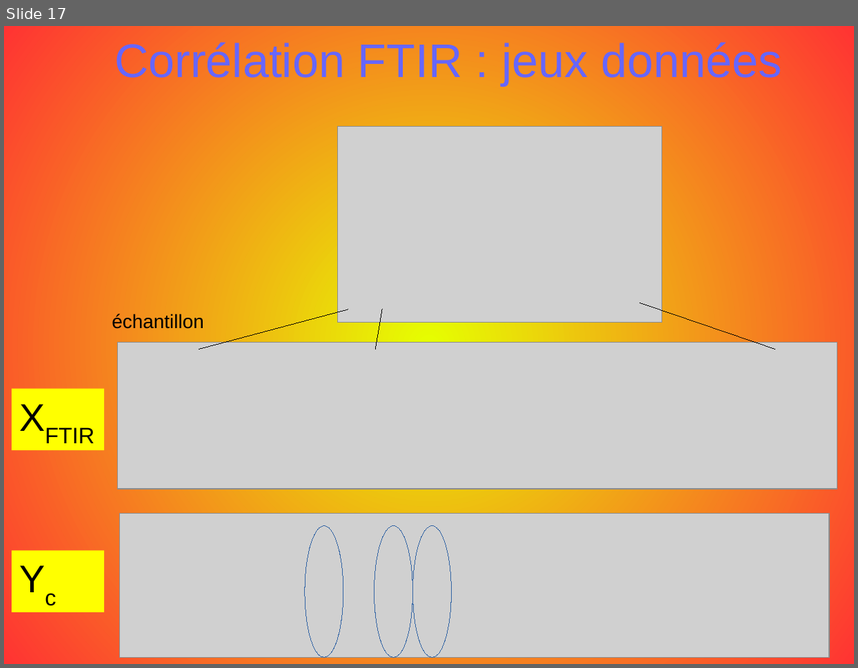
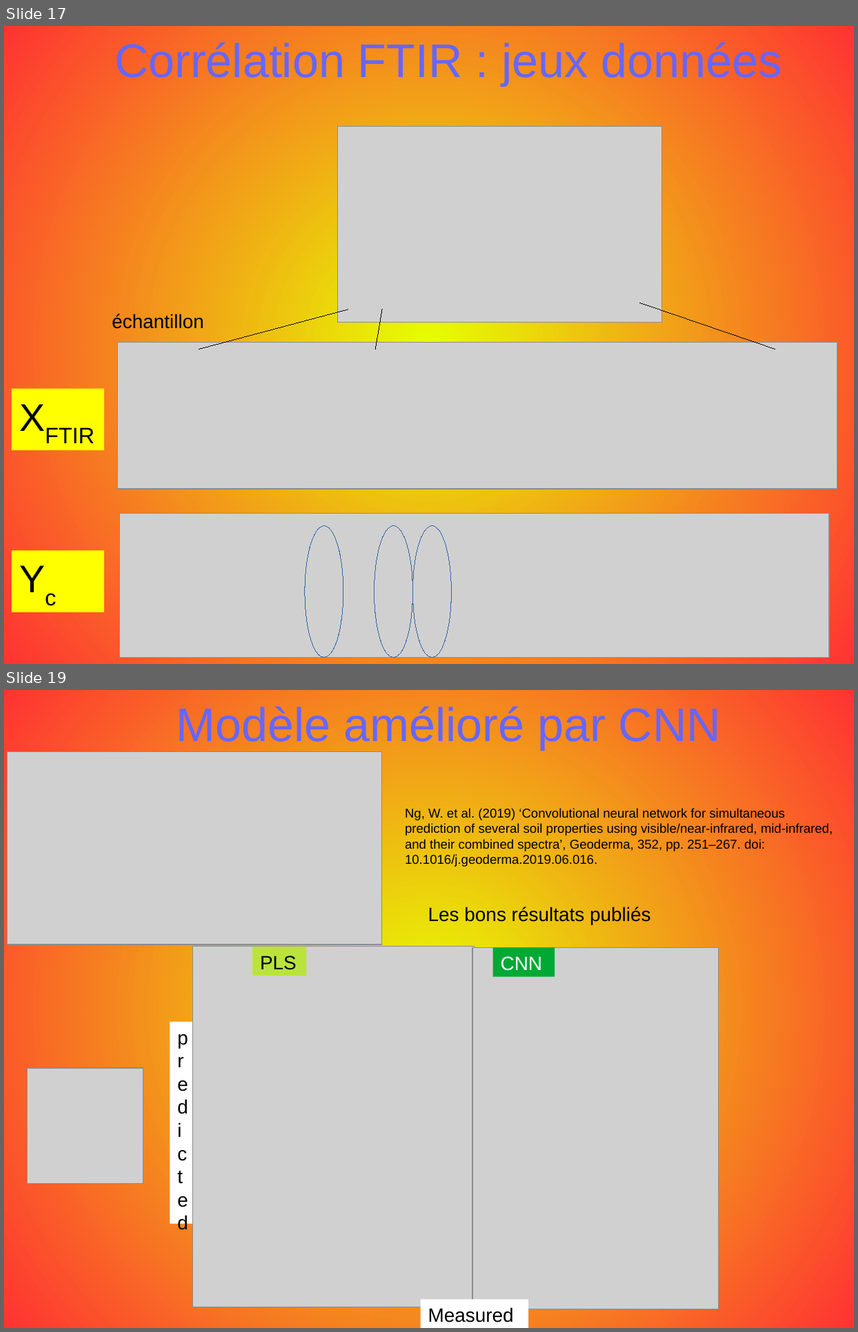
Before and after one commit to opsabarsec/African-soil-chemistry, a slide deck: documents/P7_presentation.odp. Shown one above the other, each under a label of ours: slide 17 before the commit, slides 17 and 19 after it; the slides between them are not shown. The pictures are 858x668 and 858x1332 pixels, drawn with LibreOffice and Linux fonts; fonts in the diff are those of the drawing; grey boxes stand for pictures. Boxes give left, top, right and bottom in pixels: in the first picture for what was removed or moved away, otherwise in the second. Text is boxed around its words. In the diff, an @@ line names an element or a change of style, - is before the commit and + after.

```diff
--- a/documents/P7_presentation.odp
+++ b/documents/P7_presentation.odp
@@ slide 19 added at (4, 690, 854, 1328), background gradient #E6FF00 to #FF3333 @@
@@ title added at (176, 706, 721, 750), 44 pt, text #6666FF @@
+Modèle amélioré par CNN
@@ picture added at (7, 751, 382, 945) @@
@@ text added at (405, 808, 833, 867), 12 pt, text #000000 @@
+Ng, W. et al. (2019) ‘Convolutional neural network for simultaneous prediction of several soil properties using visible/near-infrared, mid-infrared, and their combined spectra’, Geoderma, 352, pp. 251–267. doi: 10.1016/j.geoderma.2019.06.016.
@@ text added at (428, 907, 651, 925), 18 pt, text #000000 @@
+Les bons résultats publiés
@@ picture added at (193, 947, 475, 1307) @@
@@ rectangle added at (252, 947, 306, 976), fill #BBE33D, 18 pt, text #000000 @@
+PLS
@@ picture added at (473, 947, 718, 1310) @@
@@ rectangle added at (493, 947, 555, 977), fill #00A933, 18 pt, text #FFFFFF @@
+CNN
@@ rectangle added at (170, 1022, 193, 1224), fill #FFFFFF, 18 pt, text #000000 @@
+predicted
@@ picture added at (27, 1068, 143, 1183) @@
@@ rectangle added at (421, 1299, 528, 1328), fill #FFFFFF, 18 pt, text #000000 @@
+Measured
```
Also in this commit, not shown: 1 slide changed, 2 other slides added, 1 slide removed, 3 other files.
